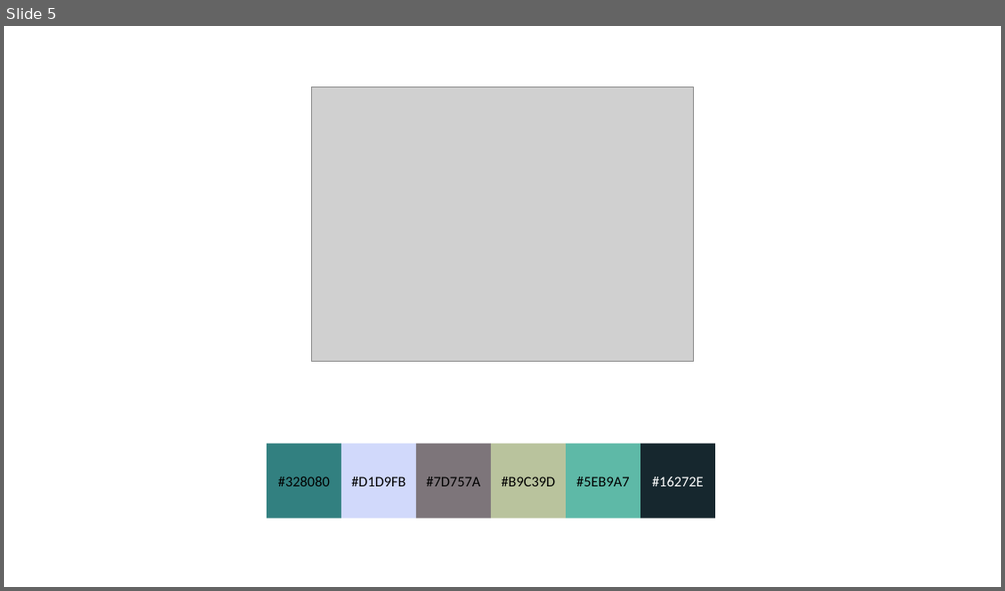
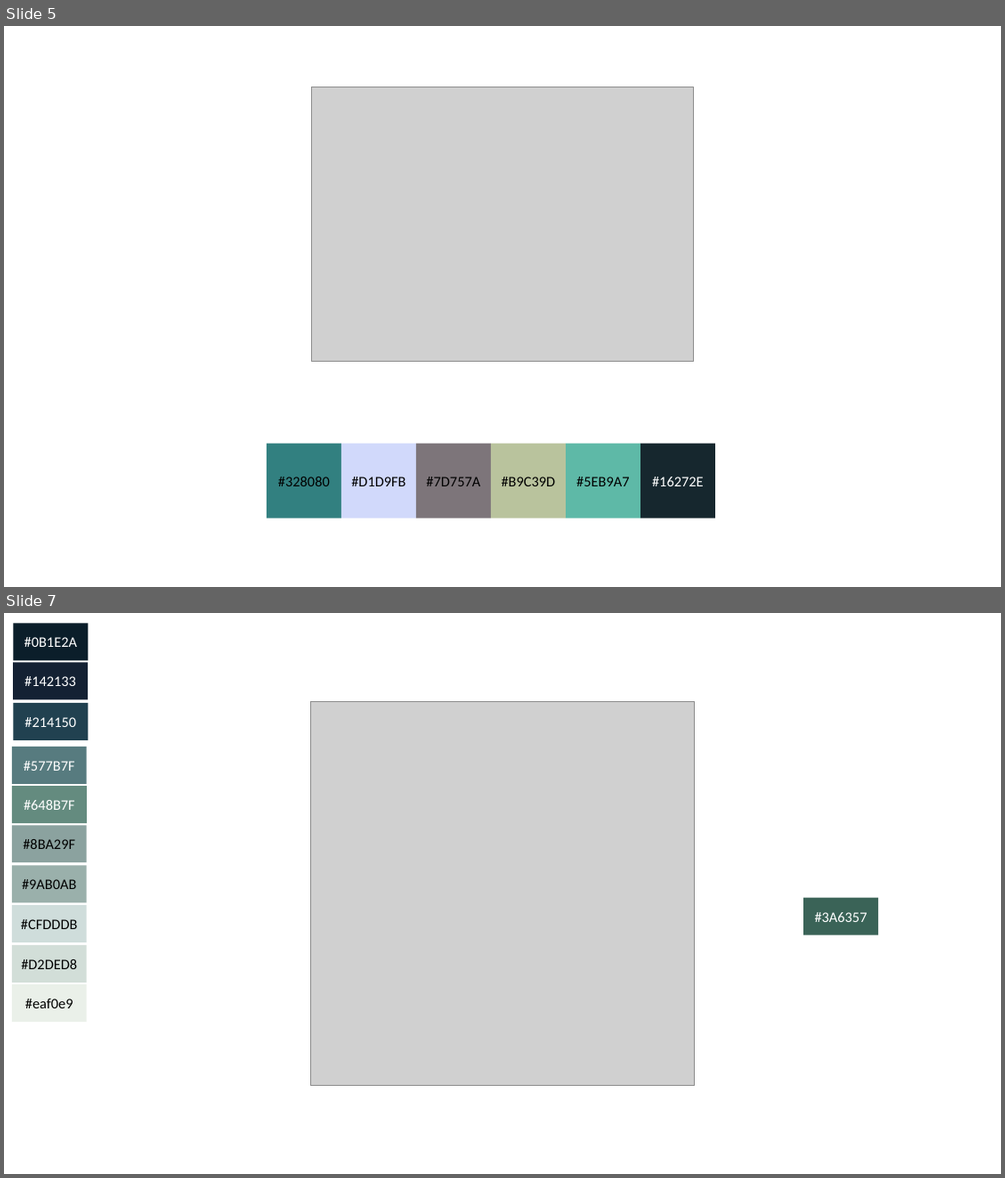
Before and after one commit to fj-dev/gui-design, a slide deck: color-scheme-ideas.pptx. Shown one above the other, each under a label of ours: slide 5 before the commit, slides 5 and 7 after it; the slides between them are not shown. The pictures are 1005x591 and 1005x1178 pixels, drawn with LibreOffice and Linux fonts; fonts in the diff are those of the drawing; grey boxes stand for pictures. Boxes give left, top, right and bottom in pixels: in the first picture for what was removed or moved away, otherwise in the second. Text is boxed around its words. In the diff, an @@ line names an element or a change of style, - is before the commit and + after.

```diff
--- a/color-scheme-ideas.pptx
+++ b/color-scheme-ideas.pptx
@@ slide 7 added at bbox=[4, 613, 1001, 1174], background #FFFFFF @@
@@ rectangle added at bbox=[13, 624, 88, 661], fill #0B1E2A, 14 pt, text #FFFFFF @@
+#0B1E2A
@@ rectangle added at bbox=[13, 662, 88, 699], fill #142133, 14 pt, text #FFFFFF @@
+#142133
@@ rectangle added at bbox=[13, 703, 88, 740], fill #214150, 14 pt, text #FFFFFF @@
+#214150
@@ picture added at bbox=[310, 702, 695, 1086] @@
@@ rectangle added at bbox=[11, 747, 86, 784], fill #577B7F, 14 pt, text #FFFFFF @@
+#577B7F
@@ rectangle added at bbox=[12, 786, 87, 823], fill #648B7F, 14 pt, text #FFFFFF @@
+#648B7F
@@ rectangle added at bbox=[11, 826, 86, 863], fill #8BA29F, 14 pt, text #000000 @@
+#8BA29F
@@ rectangle added at bbox=[11, 865, 86, 902], fill #9AB0AB, 14 pt, text #000000 @@
+#9AB0AB
@@ rectangle added at bbox=[11, 905, 86, 942], fill #CFDDDB, 14 pt, text #000000 @@
+#CFDDDB
@@ rectangle added at bbox=[803, 898, 878, 935], fill #3A6357, 14 pt, text #FFFFFF @@
+#3A6357
@@ rectangle added at bbox=[11, 945, 86, 982], fill #D2DED8, 14 pt, text #000000 @@
+#D2DED8
@@ rectangle added at bbox=[11, 985, 86, 1022], fill #EAF0E9, 14 pt, text #000000 @@
+#eaf0e9
```
Also in this commit, not shown: 2 slides changed, 3 other slides added, 1 other file.
